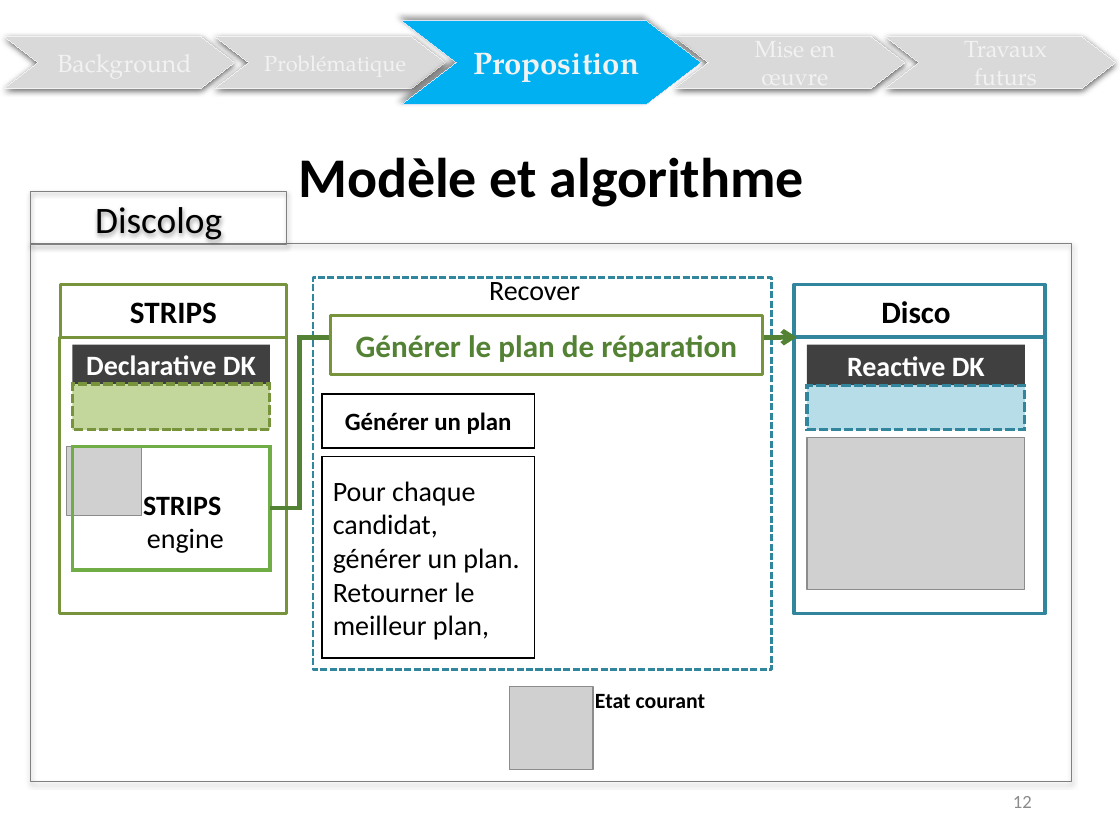
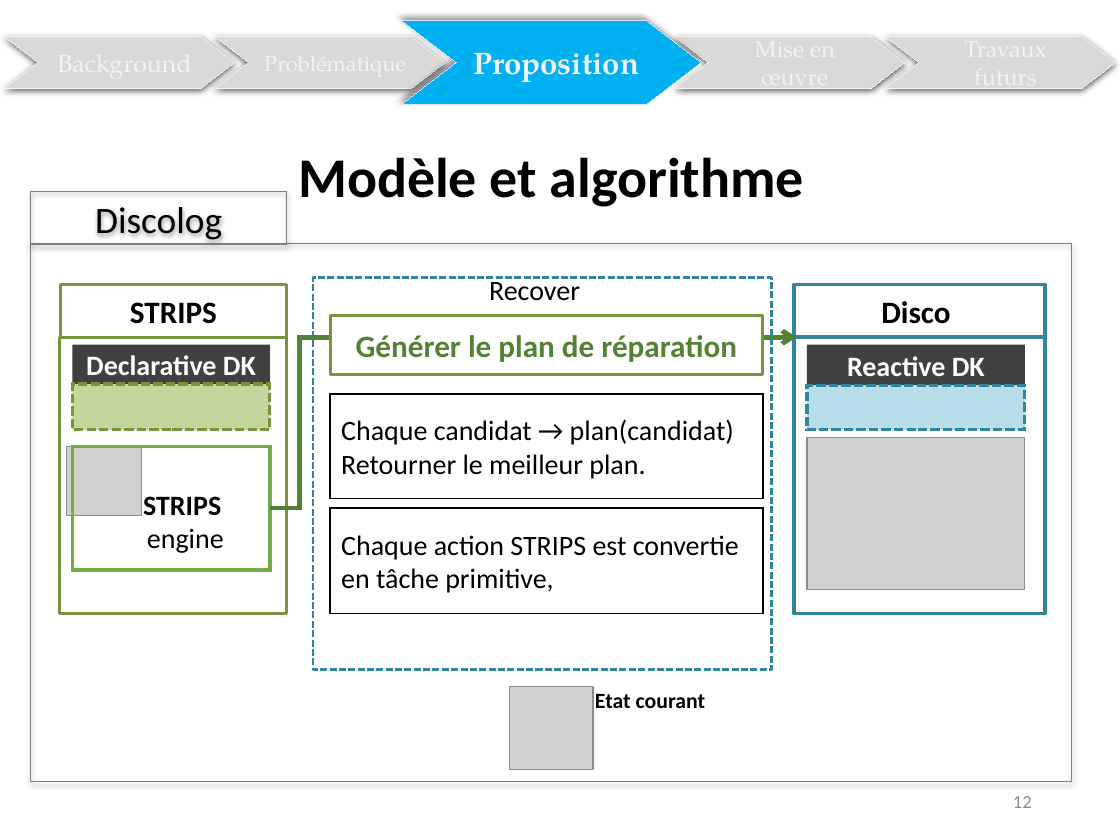
Before and after one commit to Olydia/Discolog, a slide deck: slide 29 of discolog/Rapport/Presentation_dauphine.pptx. Drawn at 1120x840 pixels with LibreOffice and Linux fonts; fonts in the diff are those of the drawing; grey boxes stand for pictures. Boxes give left, top, right and bottom in pixels: in the first picture for what was removed or moved away, otherwise in the second. Text is boxed around its words. In the diff, an @@ line names an element or a change of style, - is before the commit and + after.

```diff
--- a/discolog/Rapport/Presentation_dauphine.pptx
+++ b/discolog/Rapport/Presentation_dauphine.pptx
@@ rectangle removed at [321,394,534,448] @@
-Générer un plan
@@ rectangle "Chaque candidat → plan(candidat)": place and size @@
-rectangle "Chaque candidat → plan(candidat)" at [321,456,534,657]
+rectangle "Chaque candidat → plan(candidat)" at [330,394,763,498]
@@ text in rectangle at [341,419,734,479]: text changed @@
-Pour chaque candidat, générer un plan.
-Retourner le meilleur plan,
+Chaque candidat → plan(candidat)
+Retourner le meilleur plan.
@@ rectangle added at [330,508,763,614], fill #FFFFFF, outline #000000 1 pt, 18 pt, text #000000 @@
+Chaque action STRIPS est convertie en tâche primitive,
```
Also in this commit, not shown: 25 other slides changed, 2 slides added, 7 other files.
